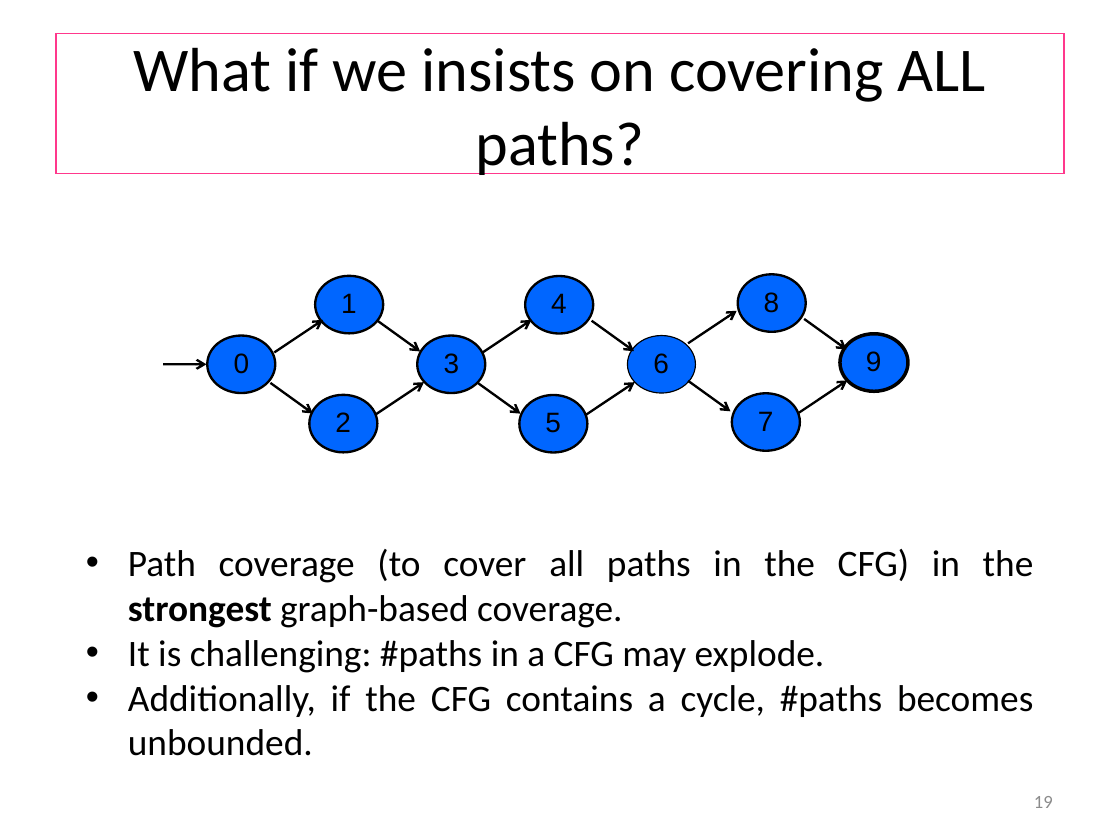
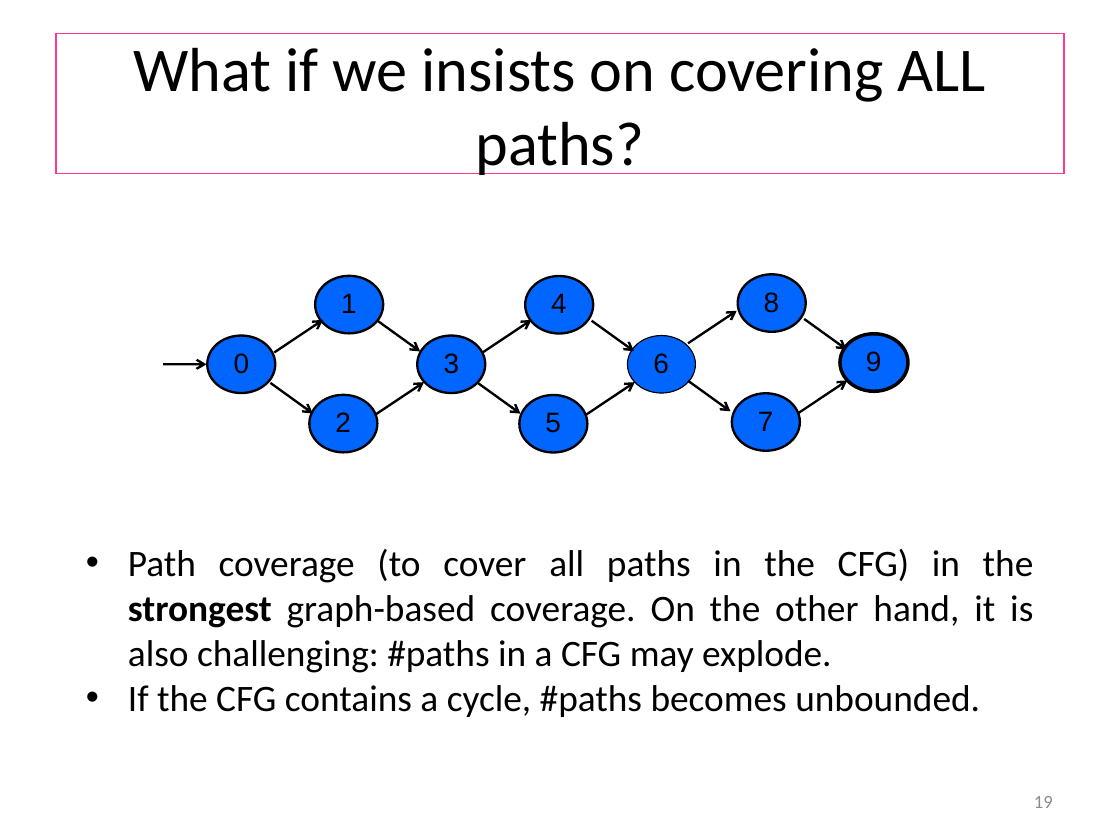
Before and after one commit to wooshrow/b3stv, a slide deck: slide 19 of slides/gbt.pptx. Drawn at 1120x840 pixels with LibreOffice and Linux fonts; fonts in the diff are those of the drawing. Boxes give left, top, right and bottom in pixels: in the first picture for what was removed or moved away, otherwise in the second. Text is boxed around its words. In the diff, an @@ line names an element or a change of style, - is before the commit and + after.

```diff
--- a/slides/gbt.pptx
+++ b/slides/gbt.pptx
@@ text at <box>128,549,1034,717</box>: text changed @@
-• Path coverage (to cover all paths in the CFG) in the strongest graph-based coverage.
-• It is challenging: #paths in a CFG may explode.
-• Additionally, if the CFG contains a cycle, #paths becomes unbounded.
+• Path coverage (to cover all paths in the CFG) in the strongest graph-based coverage. On the other hand, it is also challenging: #paths in a CFG may explode.
+• If the CFG contains a cycle, #paths becomes unbounded.
```
Also in this commit, not shown: 5 other slides changed, 1 slide added, 12 other files.
